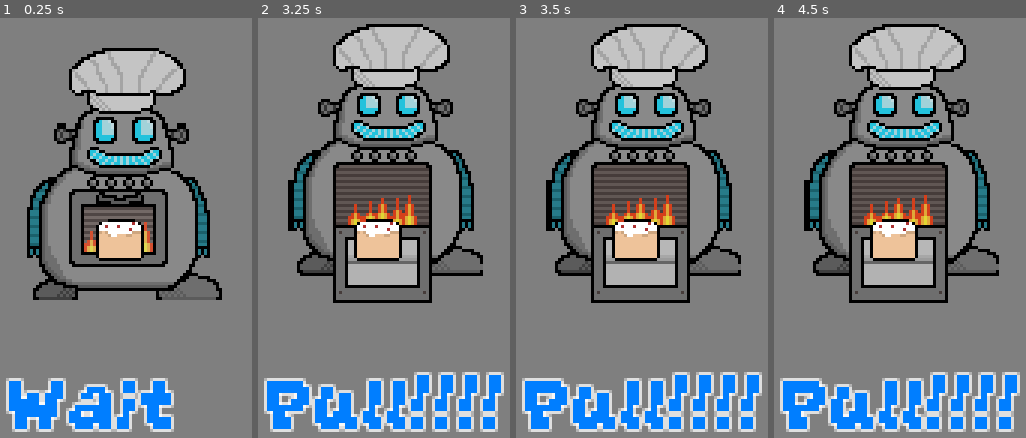
Above: before the commit, frames 1-4 (left to right).
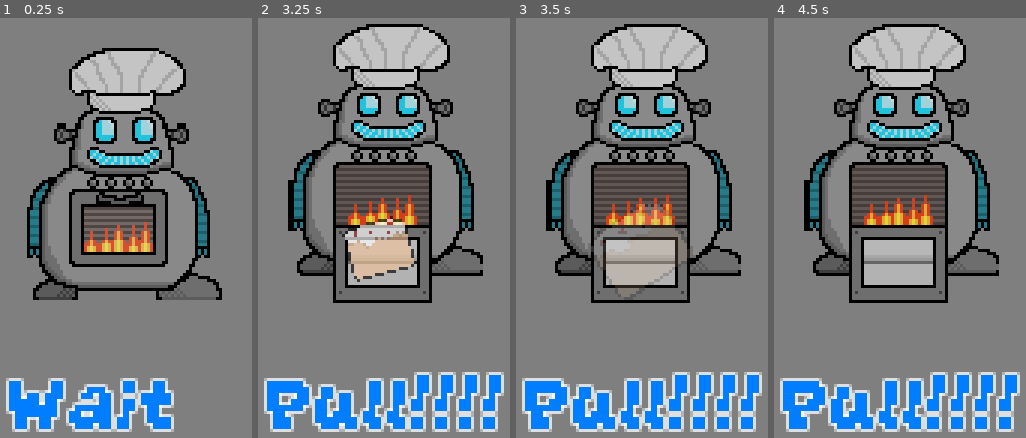
Above: after the commit, the same moments.

Repository: emmetl913/GMTK2024
Game: Godot game, scene res://games/PullingGame/PullingGame.tscn
Two runs of this game, one before a commit and one after it. Both use one fixed random seed, a clock stepped at 60 frames per second and the inputs below. This scene is started directly instead of the project's main scene. Sound files missing from this copy of the repository are replaced by a short silence.
Inputs (mouse positions are in pixels of both pictures, inside the frame that each line leads up to):
- Up to frame 1 (0.25 s): no input
- Up to frame 2 (3.25 s): tap Enter at 0.5, 2 s; move the mouse to (outside the picture) at 0.52 s; hold A (A) 0.53-1.28 s; click (outside the picture) at 0.8 s; tap Space at 1.25, 2.75 s; move the mouse to (outside the picture) at 1.27 s; click (outside the picture) at 1.35 s; tap S (S) at 1.55 s; move the mouse to (447, 114) at 2.02 s; hold S (S) 2.03-2.78 s; tap A (A) at 2.3, 2.85 s; move the mouse to (338, 316) at 2.77 s; click (338, 316) at 3.05 s
- Up to frame 3 (3.5 s): no input
- Up to frame 4 (4.5 s): move the mouse to (outside the picture) at 3.52 s; hold D (D) 3.53-4.28 s; tap S (S) at 3.8 s; tap Enter at 4.25 s; move the mouse to (outside the picture) at 4.27 s; click (outside the picture) at 4.35 s

The runs differ from the first frame. In frame 1, 1.8% of the frame differs, in the area x 38-58%, y 47-58%; in frame 2, 2.5%; in frame 3, 2.8%, in the area x 29-70%, y 44-65%; in frame 4, 1.8%.
Error in both runs: Invalid call. Nonexistent function 'winGame' in base 'Nil'. (res://games/base_game.gd:18)

Commit message:
cake take animation

Diff:
--- a/games/PullingGame/PullingGame.gd
+++ b/games/PullingGame/PullingGame.gd
@@ -32,6 +32,7 @@
 
 func _input(event):
 	if event.is_action_pressed("LMB") and grabwindow.time_left > 0 and not has_won:
+		$AnimationPlayer.play("TakeCake")
 		super.onWin()
 		has_won = true
 
--- a/games/PullingGame/PullingGame.tscn
+++ b/games/PullingGame/PullingGame.tscn
@@ -12,6 +12,91 @@
 font_size = 32
 font_color = Color(0, 0.494118, 1, 1)
 outline_size = 3
+
+[sub_resource type="Animation" id="Animation_kso20"]
+resource_name = "TakeCake"
+length = 0.5
+tracks/0/type = "value"
+tracks/0/imported = false
+tracks/0/enabled = true
+tracks/0/path = NodePath("Cake:scale")
+tracks/0/interp = 1
+tracks/0/loop_wrap = true
+tracks/0/keys = {
+"times": PackedFloat32Array(0, 0.5),
+"transitions": PackedFloat32Array(1, 1),
+"update": 0,
+"values": [Vector2(0.5, 0.5), Vector2(1, 1)]
+}
+tracks/1/type = "value"
+tracks/1/imported = false
+tracks/1/enabled = true
+tracks/1/path = NodePath("Cake:rotation")
+tracks/1/interp = 1
+tracks/1/loop_wrap = true
+tracks/1/keys = {
+"times": PackedFloat32Array(0, 0.5),
+"transitions": PackedFloat32Array(1, 1),
+"update": 0,
+"values": [0.0, -0.698132]
+}
+tracks/2/type = "value"
+tracks/2/imported = false
+tracks/2/enabled = true
+tracks/2/path = NodePath("Cake:self_modulate")
+tracks/2/interp = 1
+tracks/2/loop_wrap = true
+tracks/2/keys = {
+"times": PackedFloat32Array(0, 0.5),
+"transitions": PackedFloat32Array(1, 1),
+"update": 0,
+"values": [Color(1, 1, 1, 1), Color(1, 1, 1, 0)]
+}
+
+[sub_resource type="Animation" id="Animation_xs5yg"]
+length = 0.001
+tracks/0/type = "value"
+tracks/0/imported = false
+tracks/0/enabled = true
+tracks/0/path = NodePath("Cake:self_modulate")
+tracks/0/interp = 1
+tracks/0/loop_wrap = true
+tracks/0/keys = {
+"times": PackedFloat32Array(0),
+"transitions": PackedFloat32Array(1),
+"update": 0,
+"values": [Color(1, 1, 1, 1)]
+}
+tracks/1/type = "value"
+tracks/1/imported = false
+tracks/1/enabled = true
+tracks/1/path = NodePath("Cake:rotation")
+tracks/1/interp = 1
+tracks/1/loop_wrap = true
+tracks/1/keys = {
+"times": PackedFloat32Array(0),
+"transitions": PackedFloat32Array(1),
+"update": 0,
+"values": [0.0]
+}
+tracks/2/type = "value"
+tracks/2/imported = false
+tracks/2/enabled = true
+tracks/2/path = NodePath("Cake:scale")
+tracks/2/interp = 1
+tracks/2/loop_wrap = true
+tracks/2/keys = {
+"times": PackedFloat32Array(0),
+"transitions": PackedFloat32Array(1),
+"update": 0,
+"values": [Vector2(0.5, 0.5)]
+}
+
+[sub_resource type="AnimationLibrary" id="AnimationLibrary_t4vge"]
+_data = {
+"RESET": SubResource("Animation_xs5yg"),
+"TakeCake": SubResource("Animation_kso20")
+}
 
 [node name="PullingGame" type="Node2D"]
 script = ExtResource("1_b61dt")
@@ -28,11 +113,11 @@
 texture = ExtResource("2_11sv5")
 
 [node name="Cake" type="Sprite2D" parent="."]
+visible = false
 texture_filter = 1
-position = Vector2(113, 77)
+position = Vector2(121, 87)
 scale = Vector2(0.5, 0.5)
 texture = ExtResource("3_5knak")
-centered = false
 
 [node name="CookTime" type="Timer" parent="."]
 
@@ -53,5 +138,10 @@
 stream = ExtResource("4_jbp77")
 autoplay = true
 
+[node name="AnimationPlayer" type="AnimationPlayer" parent="."]
+libraries = {
+"": SubResource("AnimationLibrary_t4vge")
+}
+
 [connection signal="timeout" from="CookTime" to="." method="_on_cook_time_timeout"]
 [connection signal="timeout" from="GrabWindow" to="." method="_on_grab_window_timeout"]
Not shown: 1 places in games/PullingGame/PullingGame.tscn that only renumber resources
